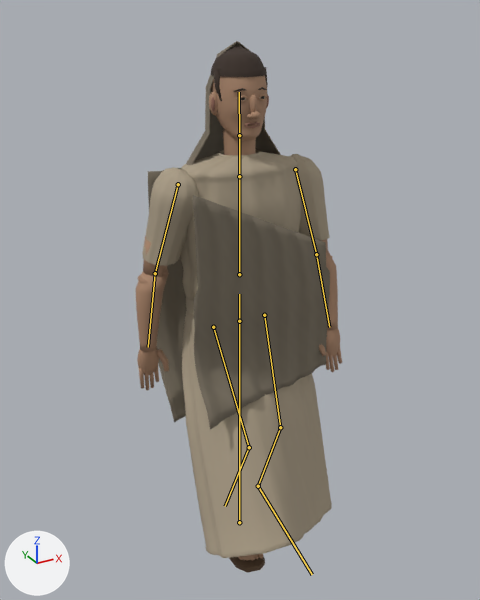
What one commit did to the glTF model public/models/wilderness-woman.glb.
One viewpoint serves both versions: a camera (50 mm lens) standing at (-0.898, -1.633, 1.686) and looking at (-0.019, -0.035, 0.887). The lights are fixed; the arrows at lower left show +X, +Y and +Z. The older version comes first. Both versions are drawn at frame 20 of the action 'Walk'; the numbers are the values there. The bones that change, and the others that lie on the model, are drawn over the model as lines.

In view in the first picture: 'hair-surface.005', 'iris-surface.005', 'leather-surface.005', 'lip-surface.005', 'skin-surface.005', 'wilderness-tunic-cloth-surface.001', 'wilderness-wool-cloth-surface.001'.
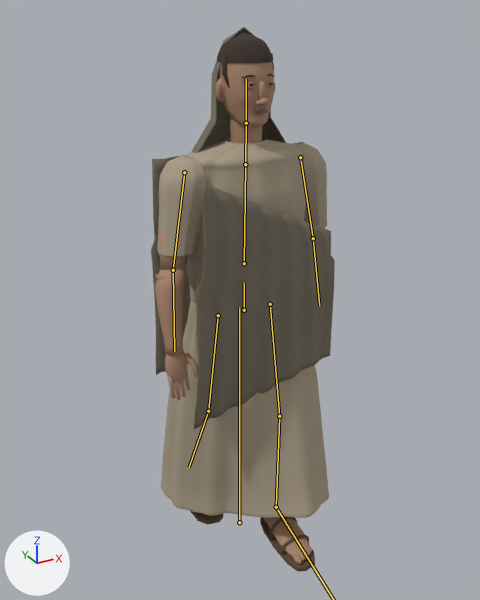
Where the change shows, as pixel boxes (x1, y1, x2, y2) in the pictures (480 x 600 px):
'wilderness-tunic-cloth-surface.001', posed (9% narrower, 7% shorter): before (142, 149, 332, 558); after (157, 137, 329, 518)
'wilderness-wool-cloth-surface.001', posed: before (148, 41, 330, 429); after (151, 27, 335, 429)
'skin-surface.005', posed (17% narrower): before (136, 75, 342, 560); after (155, 62, 325, 564)
'hair-surface.005', posed: before (211, 46, 268, 101); after (217, 32, 274, 88)
'leather-surface.005', posed: before (229, 557, 265, 573); after (191, 511, 315, 571)
'lip-surface.005', posed: before (211, 94, 269, 128); after (218, 84, 275, 115)
'iris-surface.005', posed: before (241, 96, 264, 100); after (250, 83, 272, 87)
bone 'hips', root to tip: before (239, 321) to (239, 294); after (244, 310) to (244, 283)
bone 'spine', root to tip: before (239, 274) to (239, 176); after (244, 263) to (245, 164)
bone 'armL', root to tip: before (178, 184) to (155, 273); after (184, 172) to (173, 270)
bone 'armR', root to tip: before (295, 169) to (316, 254); after (300, 157) to (313, 238)
bone 'thighL', root to tip: before (213, 327) to (249, 447); after (218, 315) to (208, 411)
bone 'shinL', root to tip: before (249, 447) to (225, 506); after (208, 411) to (189, 467)
bone 'thighR', root to tip: before (264, 315) to (280, 427); after (270, 304) to (279, 416)
bone 'shinR', root to tip: before (280, 427) to (258, 486); after (279, 416) to (276, 507)

The edits, one by one:
Bone 'hips' (bone_hips) moves from (0.0, -0.045, 0.0) to (0.016, -0.011, 0.0).
Bone 'hips' (bone_hips) turns from (0, 0, 0) to (0, -2, 1) degrees about its own x, y and z.
Bone 'spine' (bone_spine) turns from (0, 0, 0) to (1, 3, -1) degrees about its own x, y and z.
Bone 'armL' (bone_arml) turns from (10, 0, 0) to (-4, 2, 1) degrees about its own x, y and z.
Bone 'armR' (bone_armr) turns from (-10, 0, 0) to (2, 1, 1) degrees about its own x, y and z.
Bone 'thighL' (bone_thighl) turns from (-37, 0, 0) to (8, -2, 2) degrees about its own x, y and z.
Bone 'shinL' (bone_shinl) turns from (62, 0, 0) to (17, 0, 0) degrees about its own x, y and z.
Bone 'thighR' (bone_thighr) turns from (-17, 0, 0) to (-14, -2, 2) degrees about its own x, y and z.
Bone 'shinR' (bone_shinr) turns from (40, 0, 0) to (13, 0, 0) degrees about its own x, y and z.
Bone 'footR' (bone_footr) turns from (-23, 0, 0) to (0, 1, 0) degrees about its own x, y and z.
